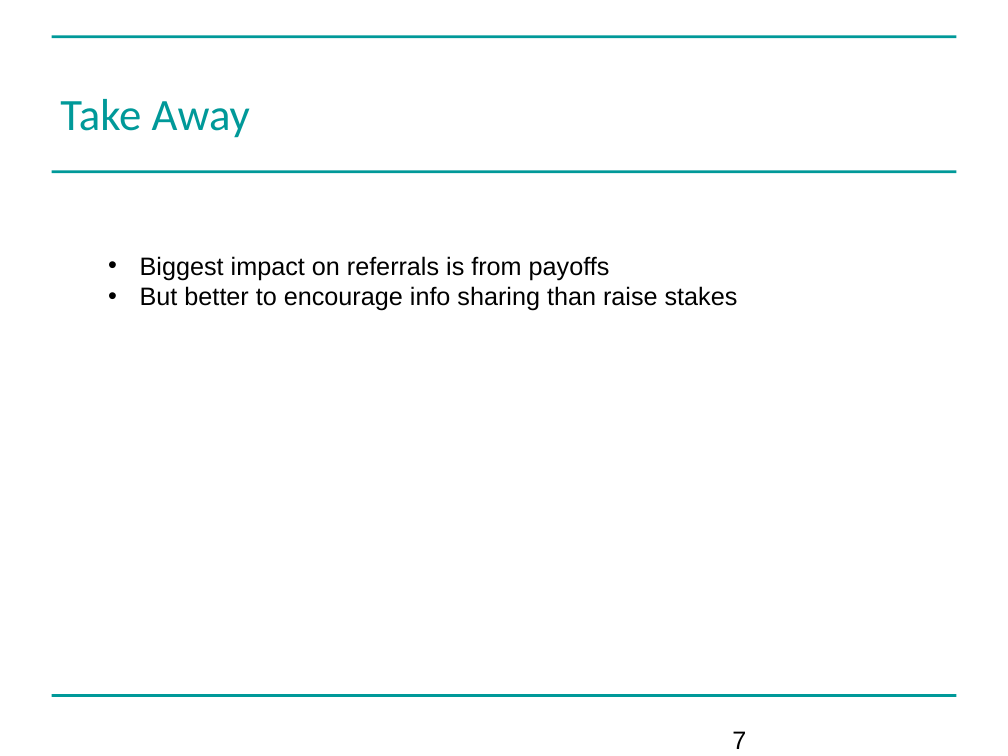
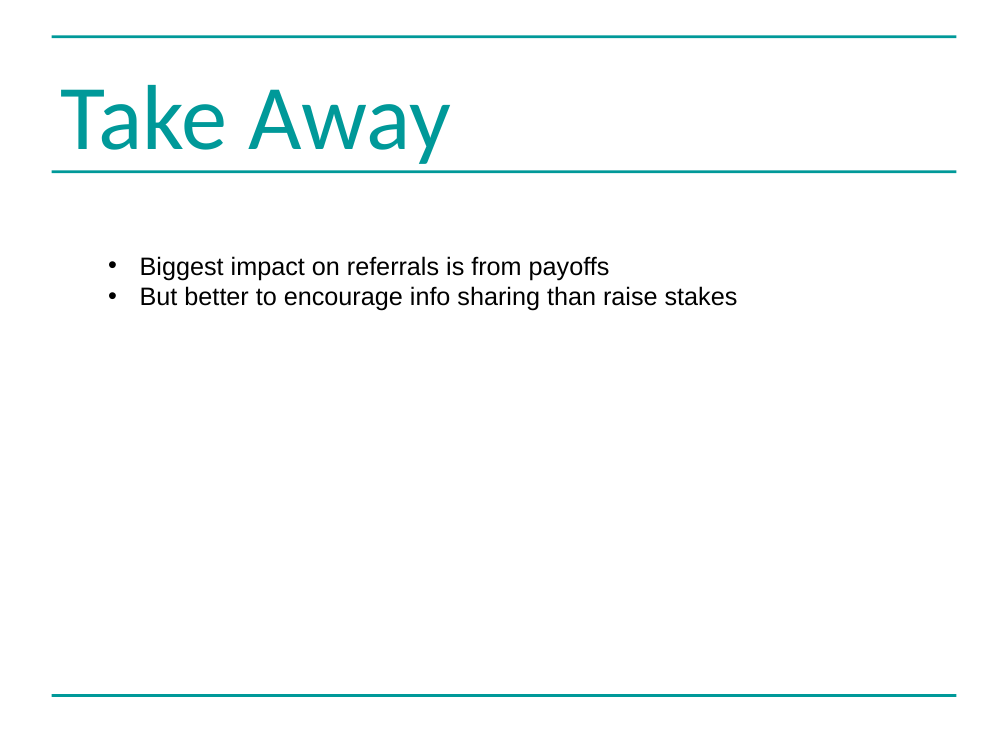
Before and after one commit to greenape/bsps2015, a slide deck: slide 12 of presentation/risky_aging_bsps.ppt (slide 7 before the commit). Drawn at 1008x756 pixels with LibreOffice and Linux fonts; fonts in the diff are those of the drawing. Boxes give left, top, right and bottom in pixels: in the first picture for what was removed or moved away, otherwise in the second. Text is boxed around its words. In the diff, an @@ line names an element or a change of style, - is before the commit and + after.

```diff
--- a/presentation/risky_aging_bsps.ppt
+++ b/presentation/risky_aging_bsps.ppt
@@ title "Take Away" at <box>60,85,451,171</box>: size 32 to 66 pt @@
@@ page number removed at <box>732,731,746,749</box> @@
-7
```
Also in this commit, not shown: 4 other slides changed, 5 slides added, 1 other file.
